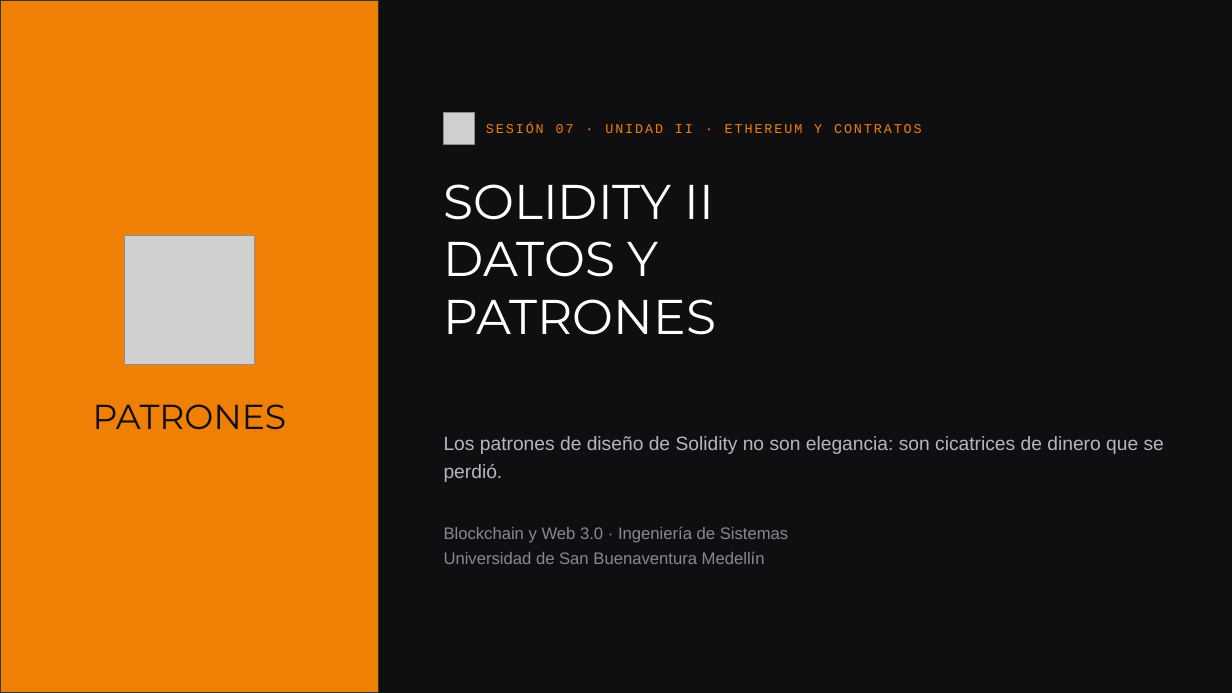
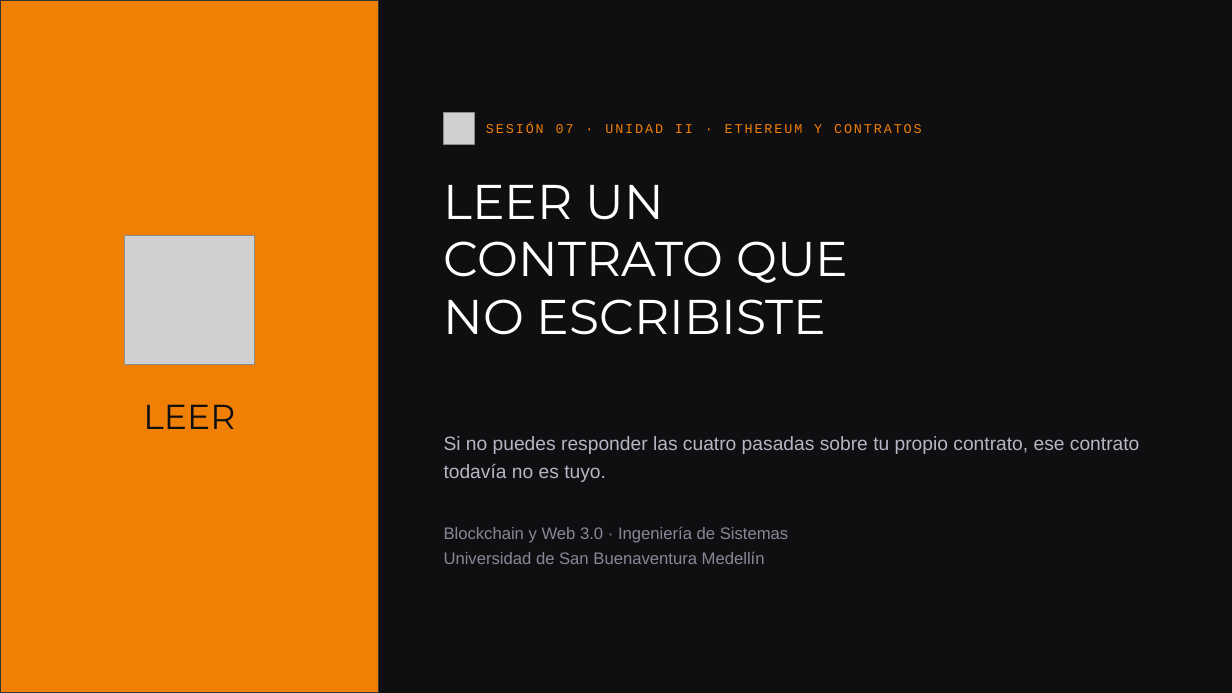
Before and after one commit to andresdapena81/curso-blockchain-web3-usb, a slide deck: slide 1 of material/Sesion-07-Blockchain-Web3.pptx. Drawn at 1232x693 pixels with LibreOffice and Linux fonts; fonts in the diff are those of the drawing; grey boxes stand for pictures. Boxes give left, top, right and bottom in pixels: in the first picture for what was removed or moved away, otherwise in the second. Text is boxed around its words. In the diff, an @@ line names an element or a change of style, - is before the commit and + after.

```diff
--- a/material/Sesion-07-Blockchain-Web3.pptx
+++ b/material/Sesion-07-Blockchain-Web3.pptx
@@ text at (x1=444, y1=185, x2=848, y2=335): text changed @@
-SOLIDITY II
-DATOS Y
-PATRONES
+LEER UN
+CONTRATO QUE
+NO ESCRIBISTE
@@ text at (x1=143, y1=404, x2=235, y2=429): text changed @@
-PATRONES
+LEER
@@ text at (x1=444, y1=436, x2=1139, y2=482): text changed @@
-Los patrones de diseño de Solidity no son elegancia: son cicatrices de dinero que se perdió.
+Si no puedes responder las cuatro pasadas sobre tu propio contrato, ese contrato todavía no es tuyo.
```
Also in this commit, not shown: 12 other slides changed, 32 slides added, 32 slides removed, 14 other files.
